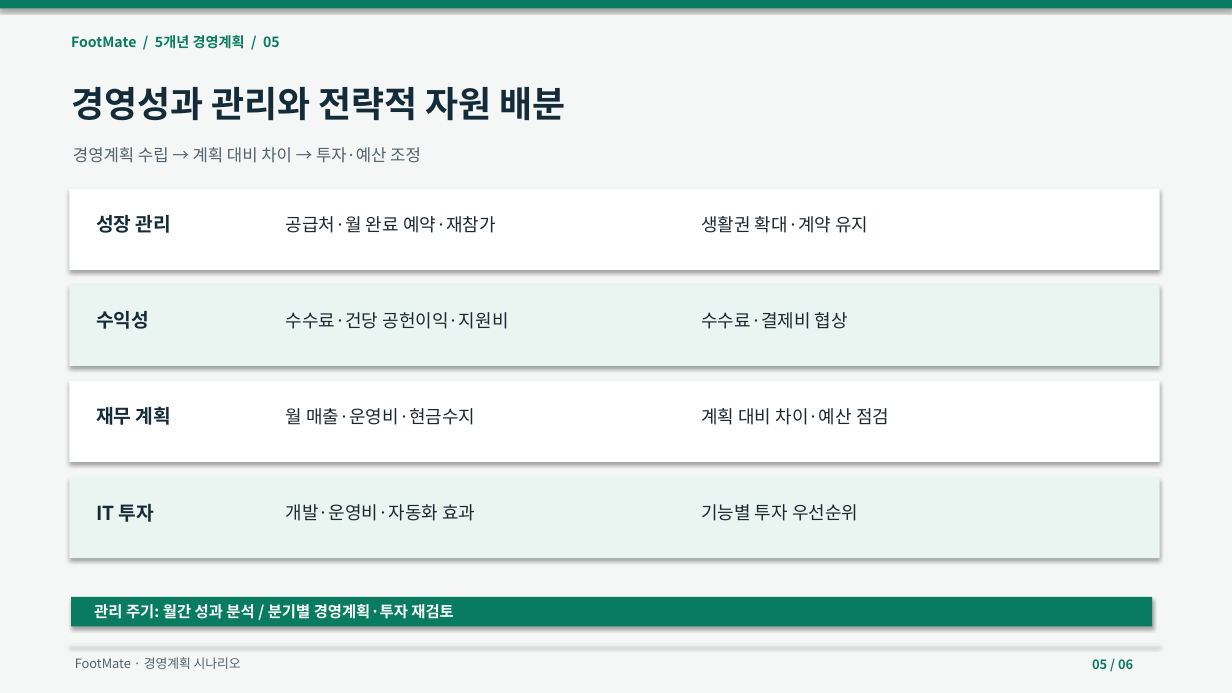
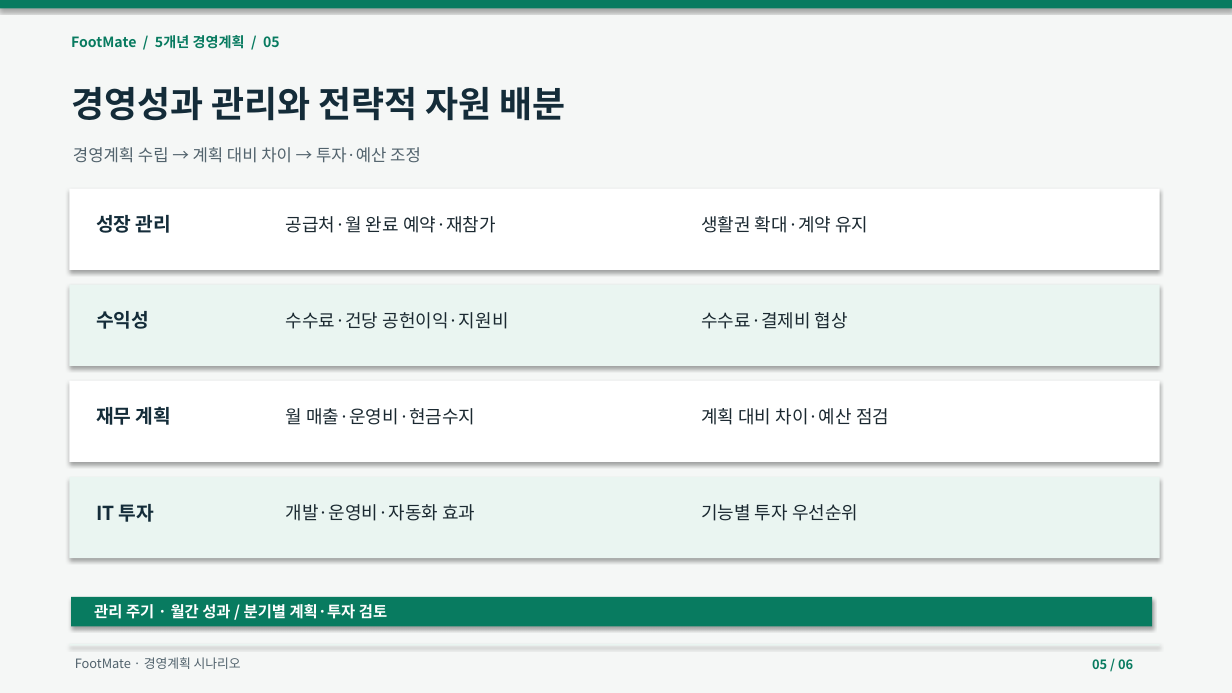
Before and after one commit to dohyunkimmm/footmate, a slide deck: slide 5 of src/case-study/downloads/footmate_5year_strategy.pptx. Drawn at 1232x693 pixels with LibreOffice and Linux fonts; fonts in the diff are those of the drawing. Boxes give left, top, right and bottom in pixels: in the first picture for what was removed or moved away, otherwise in the second. Text is boxed around its words. In the diff, an @@ line names an element or a change of style, - is before the commit and + after.

```diff
--- a/src/case-study/downloads/footmate_5year_strategy.pptx
+++ b/src/case-study/downloads/footmate_5year_strategy.pptx
@@ text at (x1=94, y1=604, x2=387, y2=619): text changed @@
-관리 주기: 월간 성과 분석 / 분기별 경영계획·투자 재검토
+관리 주기 · 월간 성과 / 분기별 계획·투자 검토
```
Also in this commit, not shown: 5 other slides changed, 8 other files.
